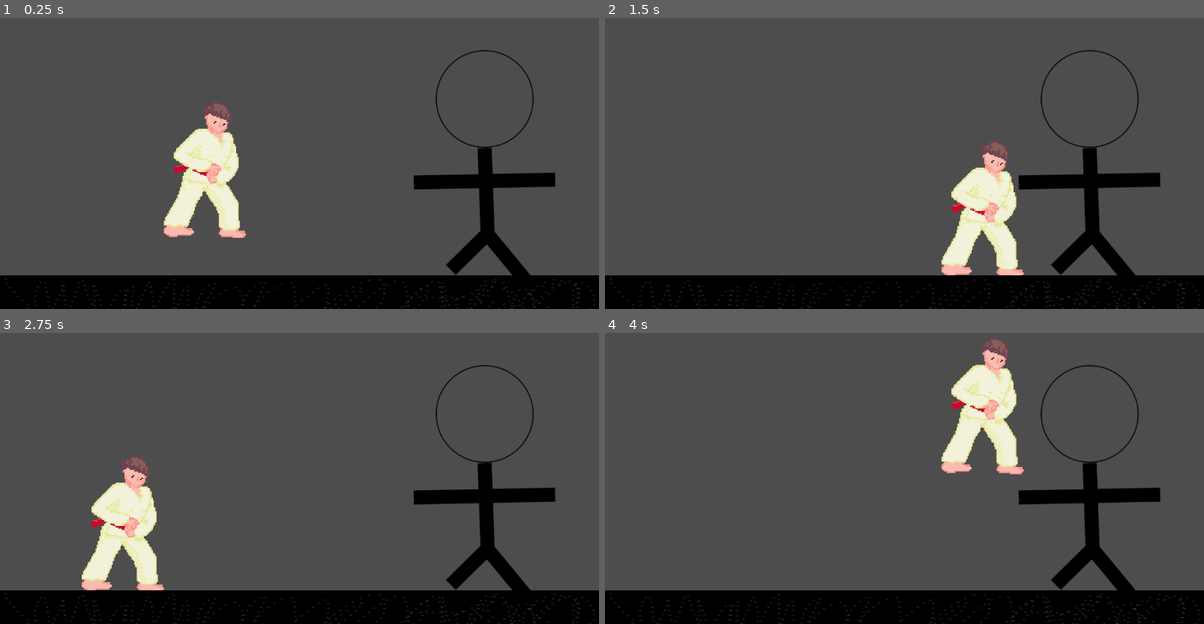
Above: before the commit, frames 1-4 (two rows, left to right).
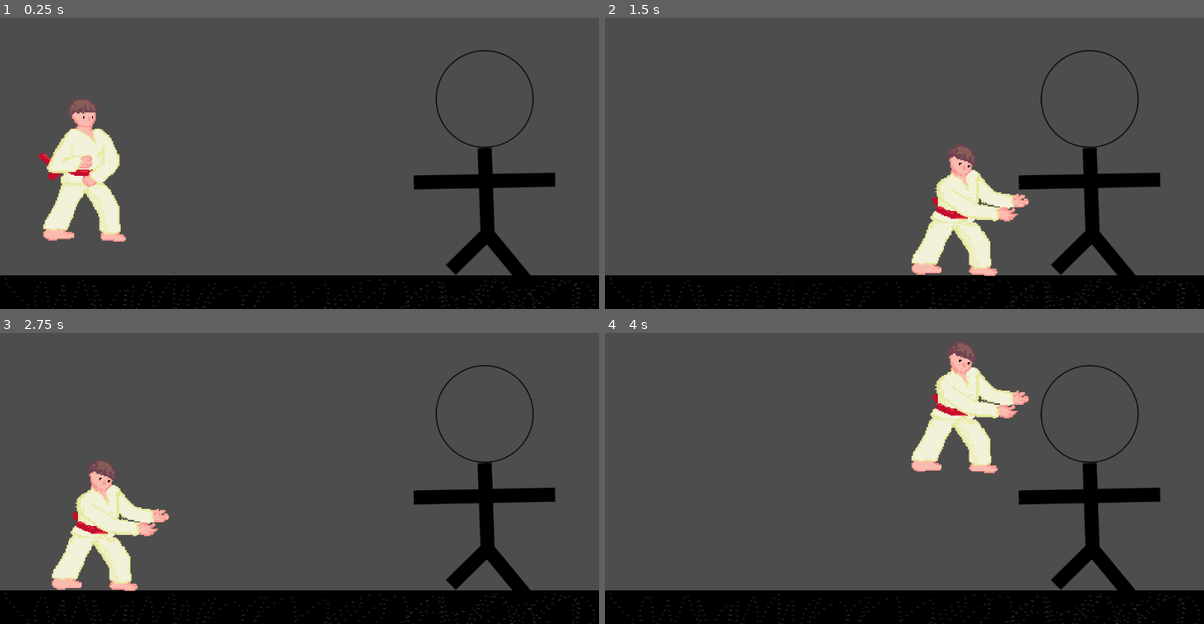
Above: after the commit, the same moments.

Repository: JermuWallu/FGJ-2024
Game: Godot game, scene res://Scenes/main.tscn
The game is run twice, just before and just after one commit, with the same random seed, the same clock (stepped at 60 frames per second) and the same inputs.
Inputs (mouse positions are in pixels of both pictures, inside the frame that each line leads up to):
- Up to frame 1 (0.25 s): no input
- Up to frame 2 (1.5 s): tap Enter (ui_accept) at 0.5 s; move the mouse to (1036, 125) at 0.52 s; press the mouse at (1036, 125) at 0.53 s; hold Right (move_right) from 0.53 s (still down); tap Space (jump) at 0.77 s; move the mouse to (784, 157) at 1.27 s; release the mouse at (784, 157) at 1.28 s; click (784, 157) at 1.35 s
- Up to frame 3 (2.75 s): tap Space (jump) at 1.52 s; tap Enter (ui_accept) at 2 s; move the mouse to (359, 382) at 2.02 s; release Right (move_right) at 2.03 s; press the mouse at (359, 382) at 2.03 s; hold Left (move_left) from 2.03 s (still down)
- Up to frame 4 (4 s): move the mouse to (874, 522) at 2.77 s; release Left (move_left) at 2.78 s; release the mouse at (874, 522) at 2.78 s; hold Right (move_right) from 2.78 s (still down); click (874, 522) at 2.85 s; tap Space (jump) at 3.02, 3.77 s; move the mouse to (1084, 507) at 3.52 s; press the mouse at (1084, 507) at 3.53 s

The runs differ from the first frame. In frame 1, 7.4% of the frame differs, in the area x 6-42%, y 27-77%; in frame 2, 5.1%; in frame 3, 5.1%; in frame 4, 5.2%.

Commit message:
made a bad animaiton system, will fix

Diff:
--- a/Scenes/main.tscn
+++ b/Scenes/main.tscn
@@ -8,14 +8,12 @@
 [node name="Scene" type="Node2D"]
 script = ExtResource("1_kamac")
 
-[node name="Player" parent="." groups=["player"] instance=ExtResource("3_1l4uw")]
-position = Vector2(375, 222)
-collision_layer = 129
-collision_mask = 129
-
 [node name="Platform" parent="." instance=ExtResource("2_ahr8w")]
 position = Vector2(576, 629)
 scale = Vector2(2.36958, 0.914481)
 
 [node name="Enemy" parent="." groups=["enemy"] instance=ExtResource("5_ymbuy")]
 position = Vector2(938, 310)
+
+[node name="Player" parent="." instance=ExtResource("3_1l4uw")]
+position = Vector2(148, 229)
--- a/Scenes/player.tscn
+++ b/Scenes/player.tscn
@@ -1,11 +1,10 @@
-[gd_scene load_steps=9 format=3 uid="uid://djmsikwub44xa"]
+[gd_scene load_steps=8 format=3 uid="uid://djmsikwub44xa"]
 
 [ext_resource type="Script" path="res://Scripts/Player.gd" id="1_06llp"]
 [ext_resource type="Texture2D" uid="uid://csa020oaa7v1f" path="res://assets/tickler_1_attack1.png" id="2_iw7o5"]
 [ext_resource type="Texture2D" uid="uid://b5to0tshl0dic" path="res://assets/tickler_1_idlepose1.png" id="2_n423n"]
 [ext_resource type="Texture2D" uid="uid://phjwjbd88tvu" path="res://assets/tickler_1_idlepose2.png" id="3_w8cqc"]
 [ext_resource type="Texture2D" uid="uid://cby7i5hfht6se" path="res://assets/tickler_1_oof.png" id="4_kovf2"]
-[ext_resource type="Script" path="res://Scripts/Timer.gd" id="6_r400j"]
 
 [sub_resource type="SpriteFrames" id="SpriteFrames_510kj"]
 animations = [{
@@ -13,7 +12,7 @@
 "duration": 1.0,
 "texture": ExtResource("2_iw7o5")
 }],
-"loop": true,
+"loop": false,
 "name": &"attack",
 "speed": 5.0
 }, {
@@ -38,6 +37,14 @@
 "loop": true,
 "name": &"idle",
 "speed": 4.0
+}, {
+"frames": [{
+"duration": 1.0,
+"texture": ExtResource("3_w8cqc")
+}],
+"loop": true,
+"name": &"walk",
+"speed": 5.0
 }]
 
 [sub_resource type="RectangleShape2D" id="RectangleShape2D_g3kb2"]
@@ -49,14 +56,11 @@
 
 [node name="AnimatedSprite2D" type="AnimatedSprite2D" parent="."]
 sprite_frames = SubResource("SpriteFrames_510kj")
-animation = &"attack"
+animation = &"walk"
+
+[node name="Timer" type="Timer" parent="AnimatedSprite2D"]
 
 [node name="CollisionShape2D" type="CollisionShape2D" parent="."]
 position = Vector2(39.5, 5.5)
 scale = Vector2(1.04285, 1)
 shape = SubResource("RectangleShape2D_g3kb2")
-
-[node name="Timer" type="Timer" parent="."]
-script = ExtResource("6_r400j")
-
-[connection signal="timeout" from="Timer" to="." method="_on_timer_timeout"]
--- a/Scripts/Player.gd
+++ b/Scripts/Player.gd
@@ -1,4 +1,11 @@
 extends CharacterBody2D
+
+enum STATE {
+	IDLE,
+	WALKING,
+	HIT,
+	ATTACKING
+}
 
 var screen_size
 
@@ -9,7 +16,10 @@
 @export var GRAVITY = 4500
 
 var attack_hitbox
-var timer
+var attack_timer
+
+var anim_state
+var anim_timer
 
 var hp = 10;
 
@@ -38,65 +48,60 @@
 	else:
 		velocity.x = move_toward(velocity.x, 0, SPEED)
 
+	# Animation handling
+	if !anim_timer.is_stopped():
+		if velocity.length() > 0:
+			anim_state = STATE.WALKING
+		else:
+			anim_state = STATE.IDLE
+
 	move_and_slide()
-	pass
-
-func movement_legacy(velocity, playerSpeed):
-	if Input.is_action_pressed("move_right"):
-		velocity.x += 1
-	if Input.is_action_pressed("move_left"):
-		velocity.x -= 1
-
-	if velocity.length() > 0:
-		velocity = velocity.normalized() * playerSpeed
-		#$AnimatedSprite2D.play() # animaatiot ei toimi jos ne heittää process()
-	else:
-		#$AnimatedSprite2D.stop()
-		pass
-
-	position += velocity * get_process_delta_time()
-	position = position.clamp(Vector2.ZERO, screen_size) # Prevents the player from leaving
-	pass
-
-func animations():
-	if $AnimatedSprite2D.get_animation() == "hit":
-		pass
-	if velocity != Vector2.ZERO:
-		$AnimatedSprite2D.stop()
-	else:
-		$AnimatedSprite2D.play("idle")
 	pass
 
 func take_damage():
 	print("player took damage")
+	anim_timer.stop()
+	anim_state = STATE.HIT
+	$AnimatedSprite2D.play("hit")
 	pass
 
 func attack():
-	$AnimatedSprite2D.play("attack")
+	anim_state = STATE.ATTACKING
+	pass
 
-	$Timer.start()
-	pass
+func animations():
+	if anim_state == STATE.HIT:
+		print("anim_state")
+	if anim_timer.is_stopped():
+		if anim_state == STATE.IDLE:
+			$AnimatedSprite2D.play("idle")
+		elif anim_state == STATE.WALKING:
+			$AnimatedSprite2D.play("walk")
+		elif anim_state == STATE.HIT: # EI TOIMI
+			$AnimatedSprite2D.play("hit")
+			anim_timer.set_wait_time(0.5)
+		elif anim_state == STATE.ATTACKING:
+			$AnimatedSprite2D.play("attack")
+			anim_timer.set_wait_time(0.5)
+
+		pass
 
 # Called when the node enters the scene tree for the first time.
 func _ready():
 	screen_size = get_viewport_rect().size
-	attack_hitbox = $hitbox
+	attack_hitbox = $hitbox #TODO: fix
+	anim_timer = $AnimatedSprite2D/Timer
+	anim_state = STATE.IDLE
 	pass
 
 # Called every frame. 'delta' is the elapsed time since the previous frame.
 func _physics_process (delta):
 	movement(delta)
-	animations()
+
 	if Input.is_action_pressed("attack"):
 		attack()
+
+
+	animations()
+
 	pass
-	$AnimatedSprite2D.stop()
-	$AnimatedSprite2D.play("hit")
-
-	hp -= 1
-	if hp == 0:
-		pass #TODO: death logic
-	pass
-
-func _on_timer_timeout():
-	pass
